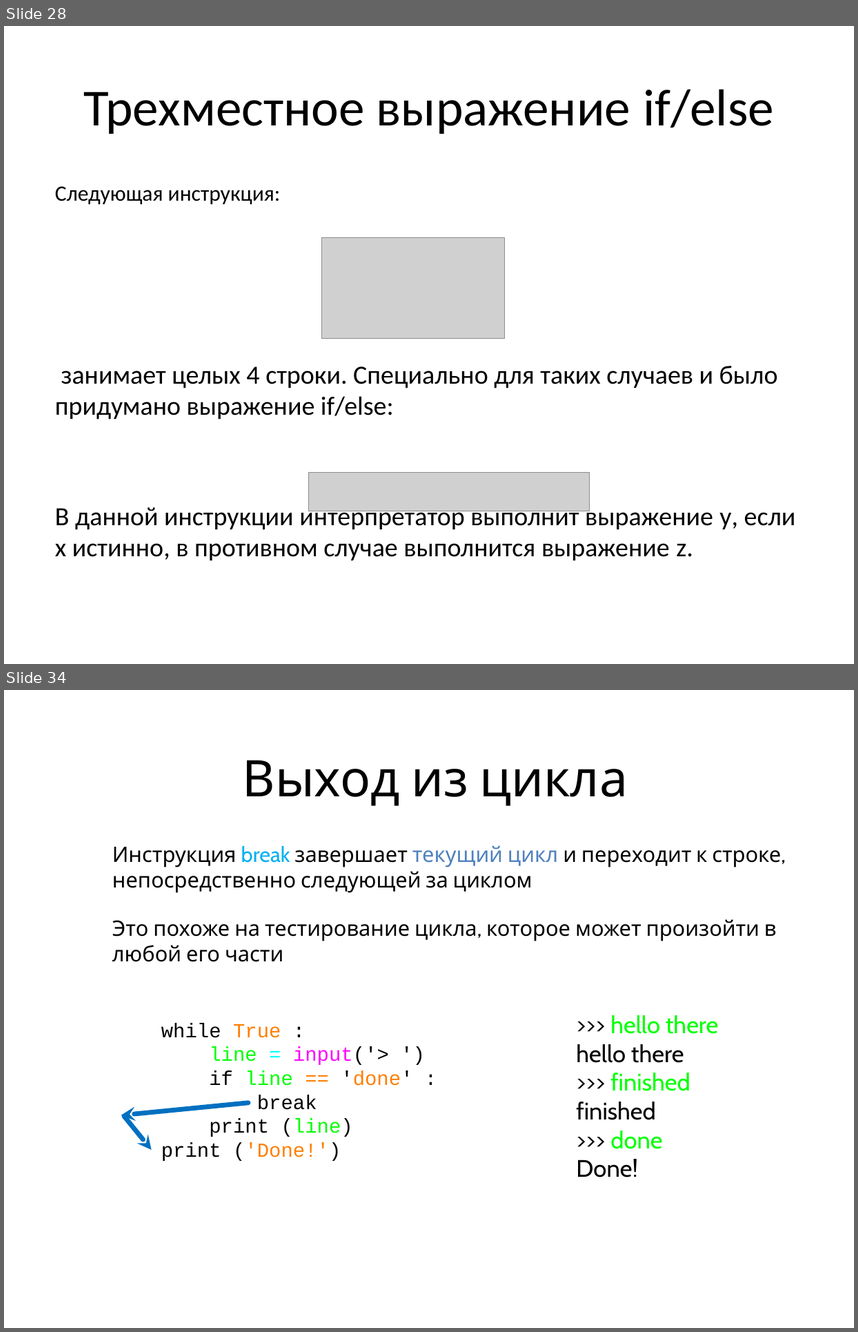
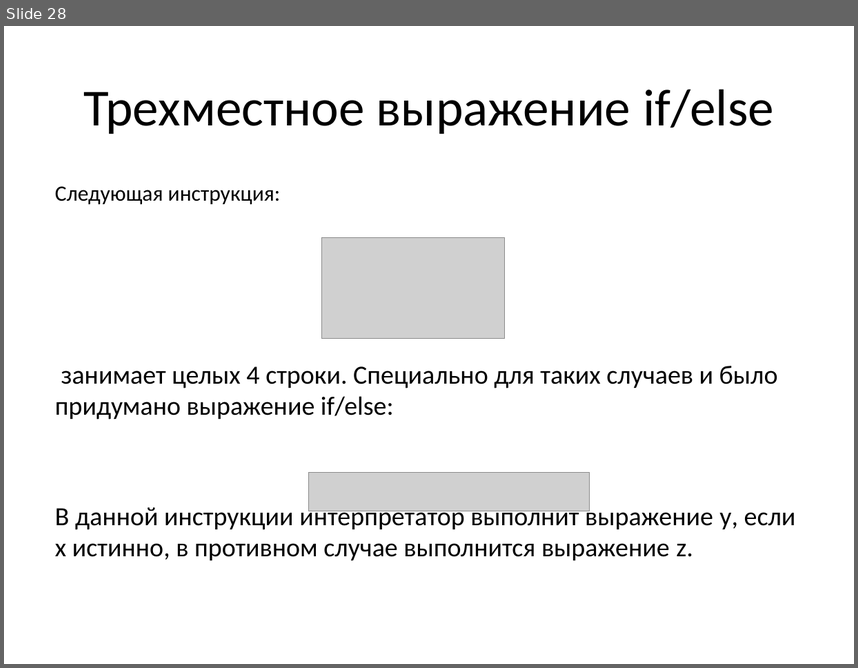
Before and after one commit to maxchv/LearnPython, a slide deck: week01/03.Conditions.pptx. Shown one above the other, each under a label of ours: slides 28 and 34 before the commit, slide 28 after it; the slides between them are not shown. The pictures are 858x1332 and 858x668 pixels, drawn with LibreOffice and Linux fonts; fonts in the diff are those of the drawing; grey boxes stand for pictures. Boxes give left, top, right and bottom in pixels: in the first picture for what was removed or moved away, otherwise in the second. Text is boxed around its words. In the diff, an @@ line names an element or a change of style, - is before the commit and + after.

```diff
--- a/week01/03.Conditions.pptx
+++ b/week01/03.Conditions.pptx
@@ slide 34 removed at bbox=[4, 690, 854, 1328], background #FFFFFF @@
@@ title removed at bbox=[243, 760, 628, 806] @@
-Выход из цикла
@@ text removed at bbox=[112, 845, 781, 962] @@
-• Инструкция break завершает текущий цикл и переходит к строке, непосредственно следующей за циклом
-• Это похоже на тестирование цикла, которое может произойти в любой его части
@@ text removed at bbox=[576, 1015, 719, 1177] @@
->>> hello there
-hello there
->>> finished
-finished
->>> done
-Done!
@@ text removed at bbox=[161, 1023, 412, 1161] @@
-while True :
-line = input('> ')
-if line == 'done' :
-break
-print (line)
-print ('Done!')
@@ arrow removed from (248, 1103) to (121, 1115) @@
@@ arrow removed from (124, 1116) to (151, 1150) @@
```
Also in this commit, not shown: 16 other slides removed, 6 other files.
